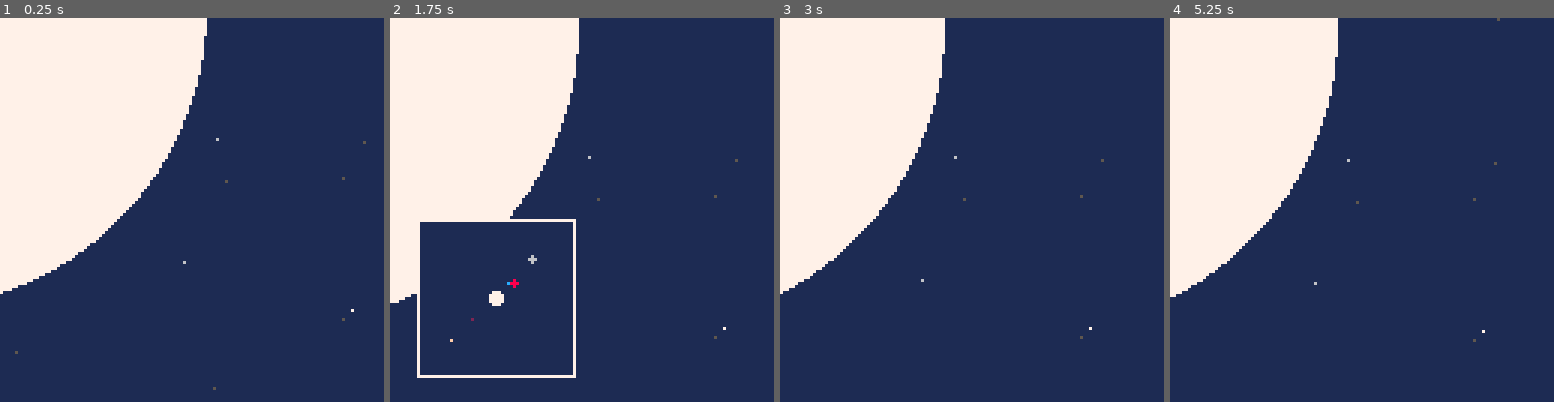
Above: before the commit, frames 1-4 (left to right).
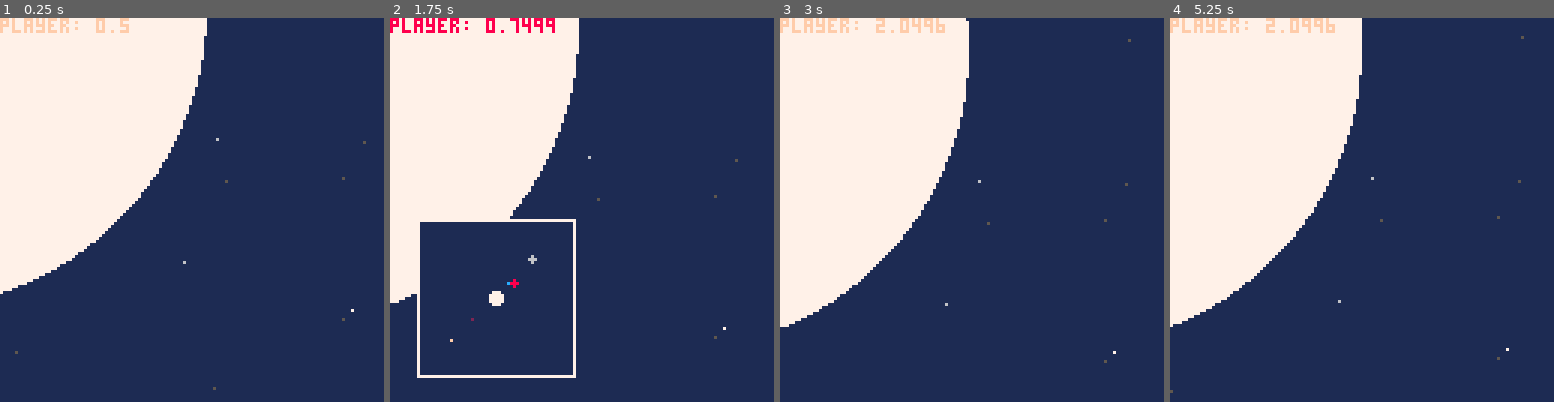
Above: after the commit, the same moments.

Repository: nucleartide/ludum-dare-39
Game: PICO-8 cartridge game.p8
The game is run twice, just before and just after one commit, with the same random seed, the same clock (stepped at 60 frames per second) and the same inputs.
Inputs:
- Up to frame 1 (0.25 s): no input
- Up to frame 2 (1.75 s): tap X (X key) at 0.33, 1.07 s; tap O (Z key) at 0.7, 1.7 s; hold Right from 1.6 s (still down)
- Up to frame 3 (3 s): tap X (X key) at 1.85, 2.97 s; release Right at 2.1 s; tap O (Z key) at 2.1, 2.5, 2.9 s; hold Up 2.15-2.42 s; hold Right from 2.47 s (still down)
- Up to frame 4 (5.25 s): release Right at 3.03 s; hold Left 3.08-3.58 s; tap O (Z key) every 0.4 s from 3.3 to 4.9 s; hold Down 3.63-3.97 s; hold Right 4.02-4.68 s; tap X (X key) at 4.08, 5.2 s; hold Up 4.73-5.03 s; hold Left from 5.08 s (still down)

The runs differ from the first frame. In frame 1, 0.5% of the frame differs, in the area x 0-34%, y 0-4%; in frame 2, 0.7%; in frame 3, 8.5%, in the area x 0-92%, y 0-90%; in frame 4, 7.8%.

Commit message:
move sprite around

Diff:
--- a/game.p8
+++ b/game.p8
@@ -169,7 +169,7 @@
 
     -- adjacent, opposite (x, y)
     local a, o = player.x - planet.x, player.y - planet.y
-    player.a = -(atan2(a, o) - 1)
+    player.a = -(atan2(a, o) - 0.5)
 
     --
     -- launch
@@ -185,16 +185,16 @@
       -- rotate player
       --
 
-      if btn(0) then player.a += 0.05 end
-      if btn(1) then player.a -= 0.05 end
+      if btn(0) then player.a -= 0.05 end
+      if btn(1) then player.a += 0.05 end
 
       --
       -- move player forward
       --
 
       if btn(2) then -- up
-        local c = round(cos(-(player.a - 0.25)))
-        local s = round(sin(player.a - 0.25))
+        local c = -round(cos(player.a))
+        local s = round(sin(player.a))
         player.x += c
         player.y += s
 
@@ -341,7 +341,7 @@
     local m = flr(t * 2) % 2
     print("escape success", cam.x + 5, cam.y + 5, m + 9)
   else
-    --print("player: " .. player.x .. ' ' .. player.y, cam.x, cam.y)
+    print("player: " .. player.a, cam.x, cam.y)
   end
 end
 
Not shown, changed: 23 lines of the sprite sheet (__gfx__) section of game.p8
